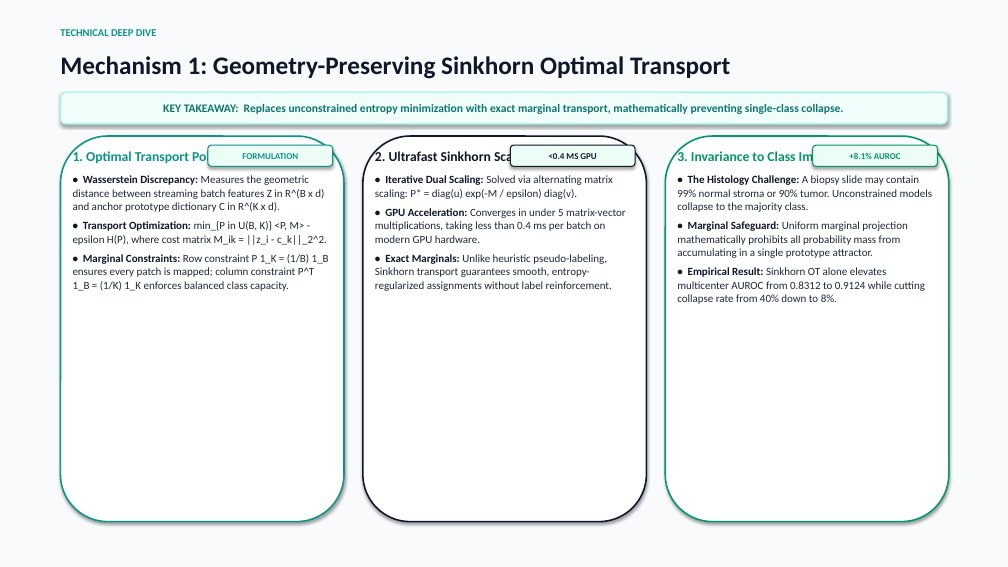
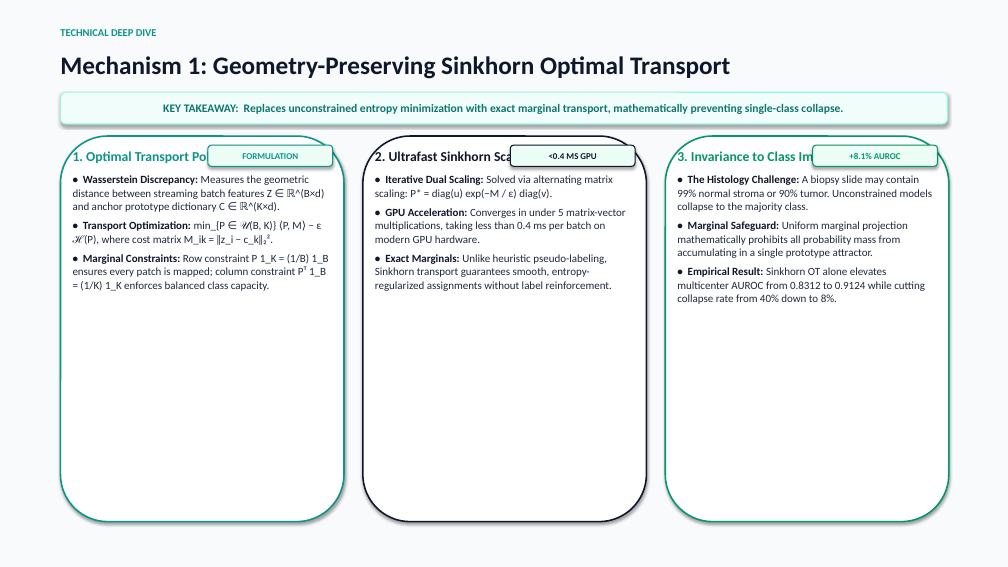
Before and after one commit to Avirech7676/UTTA-Med, a slide deck: slide 6 of SafeAdapt_Presentation.pptx. Drawn at 1008x567 pixels with LibreOffice and Linux fonts; fonts in the diff are those of the drawing. Boxes give left, top, right and bottom in pixels: in the first picture for what was removed or moved away, otherwise in the second. Text is boxed around its words. In the diff, an @@ line names an element or a change of style, - is before the commit and + after.

```diff
--- a/SafeAdapt_Presentation.pptx
+++ b/SafeAdapt_Presentation.pptx
@@ text at [73, 175, 329, 291]: text changed @@
-• Wasserstein Discrepancy: Measures the geometric distance between streaming batch features Z in R^(B x d) and anchor prototype dictionary C in R^(K x d).
-• Transport Optimization: min_{P in U(B, K)} <P, M> - epsilon H(P), where cost matrix M_ik = ||z_i - c_k||_2^2.
-• Marginal Constraints: Row constraint P 1_K = (1/B) 1_B ensures every patch is mapped; column constraint P^T 1_B = (1/K) 1_K enforces balanced class capacity.
+• Wasserstein Discrepancy: Measures the geometric distance between streaming batch features Z ∈ ℝ^(B×d) and anchor prototype dictionary C ∈ ℝ^(K×d).
+• Transport Optimization: min_{P ∈ 𝒰(B, K)} ⟨P, M⟩ − ε ℋ(P), where cost matrix M_ik = ‖z_i − c_k‖₂².
+• Marginal Constraints: Row constraint P 1_K = (1/B) 1_B ensures every patch is mapped; column constraint Pᵀ 1_B = (1/K) 1_K enforces balanced class capacity.
@@ text at [375, 175, 613, 199]: text changed @@
-• Iterative Dual Scaling: Solved via alternating matrix scaling: P* = diag(u) exp(-M / epsilon) diag(v).
+• Iterative Dual Scaling: Solved via alternating matrix scaling: P* = diag(u) exp(−M / ε) diag(v).
```
Also in this commit, not shown: 6 other slides changed, 1 slide added, 1 slide removed, 3 other files.
